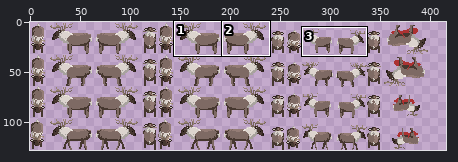
A pixel-art file gets an edit: sprites/animals/caribou.aseprite. Above, an overview of the earlier version with the close-up marked.
Close-up. The starting point:
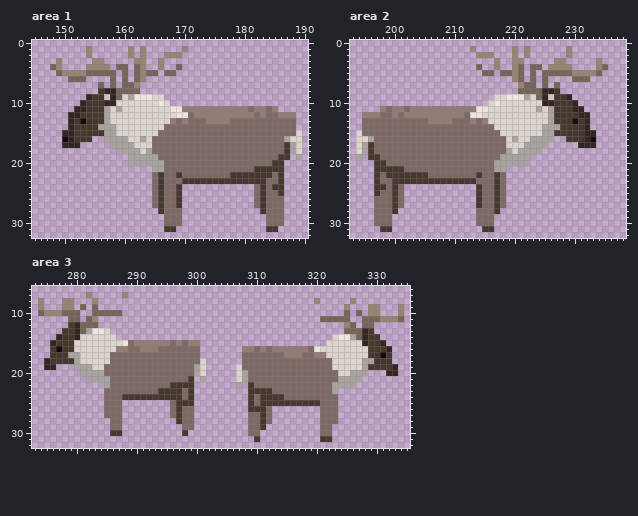
400x128 pixels, 1 frame. Colours within 5 levels of each other are drawn and written as one. Shown: area 1: x 145..190, y 0..32; area 2: x 193..238, y 0..32; area 3: x 273..335, y 6..32. The old version is drawn lined up with the new one, on the new canvas. The commit also changed other parts of the picture, which this record leaves out.
After the commit:
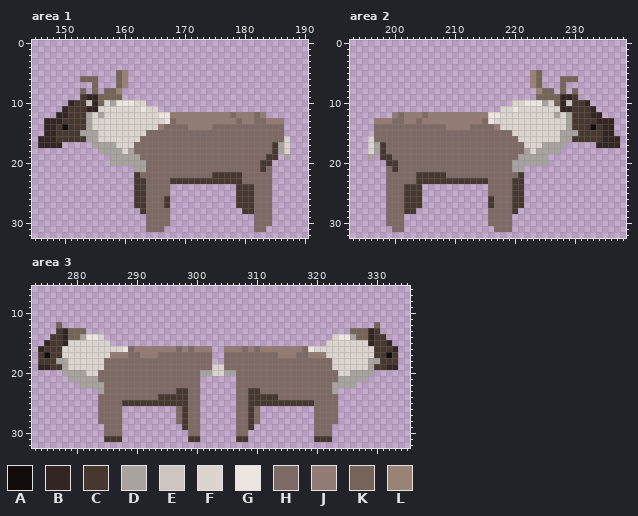
Palette (. is transparent): A #120d0c  B #332521  C #46372f  D #a8a39e  E #ccc5c0  F #dcd4ce  G #ede5df  H #7e6a64  J #947c75  K #756559  L #988374
Diff:
canvas 400x128 -> 416x128
Area 1:
y 1: x 154 L -> .; x 161 L -> .; x 163 L -> .; x 170 L -> .
y 2: x 154 L -> .; x 161 L -> .; x 163 L -> .; x 167..169 LLL -> ...
y 3: x 149 L -> .; x 155..156 LL -> ..; x 162..163 LL -> ..; x 166 L -> .
y 4: x 148..149 KL -> ..; x 154..157 LLLL -> ....; x 159..160 KK -> ..; x 162..163 KL -> ..; x 166 L -> .; x 169 K -> .
y 5: x 149..160 KLLLLKKKKK.K -> ..........KL; x 162..165 KLKK -> ....; x 167..168 KK -> ..
y 6: x 151..152 KK -> ..; x 154..155 .. -> KK; x 158..160 K.K -> .KL; x 162..163 KL -> ..
y 7: x 155..156 .K -> K.; x 158..162 K.KKL -> .KL..
y 8: x 153 . -> K; x 155..162 .CBBKKKK -> K.KKL...
y 9: x 153 . -> C; x 155..158 CCEB -> BKKK; x 160..166 FDGGGFF -> .......
y 10: x 151..161 ..BCCCBBFFF -> BCCEBKFDGGG; x 164..167 FFGF -> ....
y 11: x 150..157 ..BBCCCD -> BCCCBBFF; x 159 D -> F; x 163 F -> G; x 166..185 FFGGJJJJJJJJJJJHJJHJ -> ....................
y 12: x 149..152 ..BB -> BBCC; x 154..157 CCCD -> DFDF; x 166..171 FFFGGH -> GGJJJJ; x 178 J -> H; x 184..188 HHJJJ -> .....
y 13: x 147..151 ....B -> BBBCC; x 153..157 ACCCD -> CDFFF; x 167..169 FJH -> GHJ; x 171..173 HHH -> JJJ; x 178 H -> J; x 180..181 HH -> JJ; x 184..188 HHHHH -> JJJ..
y 14: x 147..151 ....B -> BBCAC; x 154..158 CCDDD -> DFFFF; x 166 F -> J; x 171..174 HHHH -> JJJJ; x 187..188 HH -> ..
y 15: x 147..151 ...BB -> BBCCC; x 153..158 CCCCDD -> DDDFFF; x 164..165 FF -> HH; x 187..189 HHF -> ...
y 16: x 146..151 ....AB -> BBBCCC; x 154..160 C..DDDD -> DDFFFFF; x 163..164 DF -> HH; x 187..189 DFF -> F..
y 17: x 146..152 ....BBB -> BBBB...; x 155..157 ... -> DDD; x 159..164 DDDFFF -> FFFHHH; x 185..189 HHCDF -> CDF..
y 18: x 156..158 ... -> DDD; x 160 D -> F; x 162..164 DFD -> HHH; x 185..189 HHCDF -> CDF..
y 19: x 158..160 ... -> DDD; x 163..165 DDD -> HHH; x 184..187 HHCC -> CC.D; x 189 D -> .
y 20: x 158..160 ... -> DDD; x 164..166 DDD -> HHH; x 183..186 HHCC -> CC..
y 21: x 162..166 ...DD -> DDHHH; x 182 C -> H; x 184..186 CCC -> H..
y 22: x 162..164 ... -> CHH; x 166 C -> H; x 169 C -> H; x 175..177 HHH -> CCC; x 180..186 CCCCCHC -> HHHHH..
y 23: x 162..164 ... -> CCH; x 166 C -> H; x 168..169 HH -> CC; x 180..183 CCCC -> HHHH; x 185..186 HC -> ..
y 24: x 162..164 ... -> CCH; x 166 C -> H; x 168..169 HC -> ..; x 179..181 ... -> CCC; x 183 C -> H; x 185..186 CC -> ..
y 25: x 162..164 ... -> CCH; x 166 C -> H; x 168..169 HC -> ..; x 179..181 ... -> CCC; x 183 C -> H; x 185..186 HC -> ..
y 26..27: x 162..164 ... -> CCH; x 166..169 CHHC -> HC..; x 179..181 ... -> CCC; x 183 C -> H; x 185..186 HH -> ..
y 28: x 163..166 ...C -> CHHH; x 168..169 HH -> ..; x 180..183 ...C -> CCHH; x 185..186 HH -> ..
y 29..30: x 164..166 ... -> HHH; x 168..169 HH -> ..; x 182..183 .. -> HH; x 185..186 HH -> ..
y 31: x 164..168 ...CC -> HHH..; x 182..185 ..CC -> HH..
Area 2:
y 1: x 213 L -> .; x 220 L -> .; x 222 L -> .; x 229 L -> .
y 2: x 214..216 LLL -> ...; x 220 L -> .; x 222 L -> .; x 229 L -> .
y 3: x 217 L -> .; x 220..221 LL -> ..; x 227..228 LL -> ..; x 234 L -> .
y 4: x 214 K -> .; x 217 L -> .; x 220..221 LK -> ..; x 223..224 KK -> ..; x 226..229 LLLL -> ....; x 234..235 LK -> ..
y 5: x 215..216 KK -> ..; x 218..221 KKLK -> ....; x 223..234 K.KKKKKLLLLK -> LK..........
y 6: x 220..221 LK -> ..; x 223..225 K.K -> LK.; x 228..229 .. -> KK; x 231..232 KK -> ..
y 7: x 221..225 LKK.K -> ..LK.; x 227..228 K. -> .K
y 8: x 221..228 KKKKBBC. -> ...LKK.K; x 230 . -> K
y 9: x 217..223 FFGGGDF -> .......; x 225..228 BECC -> KKKB; x 230 . -> C
y 10: x 216..219 FGFF -> ....; x 222..232 FFFBBCCCB.. -> GGGDFKBECCB
y 11: x 198..217 JHJJHJJJJJJJJJJJGGFF -> ....................; x 220 F -> G; x 224 D -> F; x 226..233 DCCCBB.. -> FFBBCCCB
y 12: x 195..199 JJJHH -> .....; x 205 J -> H; x 212..217 HGGFFF -> JJJJGG; x 226..229 DCCC -> FDFD; x 231..234 BB.. -> CCBB
y 13: x 195..199 HHHHH -> ..JJJ; x 202..203 HH -> JJ; x 205 H -> J; x 210..212 HHH -> JJJ; x 214..216 HJF -> JHG; x 226..230 DCCCA -> FFFDC; x 232..236 B.... -> CCBBB
y 14: x 195..196 HH -> ..; x 209..212 HHHH -> JJJJ; x 217 F -> J; x 225..229 DDDCC -> FFFFD; x 232..236 B.... -> CACBB
y 15: x 194..196 FHH -> ...; x 218..219 FF -> HH; x 225..230 DDCCCC -> FFFDDD; x 232..236 BB... -> CCCBB
y 16: x 194..196 FFD -> ..F; x 219..220 FD -> HH; x 223..229 DDDD..C -> FFFFFDD; x 232..237 BA.... -> CCCBBB
y 17: x 194..198 FDCHH -> ..FDC; x 219..224 FFFDDD -> HHHFFF; x 226..228 ... -> DDD; x 231..237 BBB.... -> ...BBBB
y 18: x 194..198 FDCHH -> ..FDC; x 219..221 DFD -> HHH; x 223 D -> F; x 225..227 ... -> DDD
y 19: x 194 D -> .; x 196..199 CCHH -> D.CC; x 218..220 DDD -> HHH; x 223..225 ... -> DDD
y 20: x 197..200 CCHH -> ..CC; x 217..219 DDD -> HHH; x 223..225 ... -> DDD
y 21: x 197..199 CCC -> ..H; x 201 C -> H; x 217..221 DD... -> HHHDD
y 22: x 197..203 CHCCCCC -> ..HHHHH; x 206..208 HHH -> CCC; x 214 C -> H; x 217 C -> H; x 219..221 ... -> HHC
y 23: x 197..198 CH -> ..; x 200..203 CCCC -> HHHH; x 214..215 HH -> CC; x 217 C -> H; x 219..221 ... -> HCC
y 24: x 197..198 CC -> ..; x 200 C -> H; x 202..204 ... -> CCC; x 214..215 CH -> ..; x 217 C -> H; x 219..221 ... -> HCC
y 25: x 197..198 CH -> ..; x 200 C -> H; x 202..204 ... -> CCC; x 214..215 CH -> ..; x 217 C -> H; x 219..221 ... -> HCC
y 26..27: x 197..198 HH -> ..; x 200 C -> H; x 202..204 ... -> CCC; x 214..217 CHHC -> ..CH; x 219..221 ... -> HCC
y 28: x 197..198 HH -> ..; x 200..203 C... -> HHCC; x 214..215 HH -> ..; x 217..220 C... -> HHHC
y 29..30: x 197..198 HH -> ..; x 200..201 .. -> HH; x 214..215 HH -> ..; x 217..219 ... -> HHH
y 31: x 198..201 CC.. -> ..HH; x 215..219 CC... -> ..HHH
Area 3:
y 7: x 282 L -> .; x 288 L -> .
y 8: x 274 L -> .; x 278..279 LL -> ..; x 283 L -> .; x 320 L -> .; x 326 L -> .
y 9: x 274 L -> .; x 278..279 LL -> ..; x 281 K -> .; x 283 K -> .; x 325 L -> .; x 329..330 LL -> ..; x 334 L -> .
y 10: x 274..280 KLLLKKK -> .......; x 283..287 KKKKK -> .....; x 325 K -> .; x 327 K -> .; x 329..330 LL -> ..; x 334 L -> .
y 11: x 279..280 KK -> ..; x 282..283 KL -> ..; x 321..325 KKKKK -> .....; x 328..334 KKKLLLK -> .......
y 12: x 277 . -> K; x 279..283 CBKKK -> .....; x 325..326 LK -> ..; x 328..330 KK. -> ..K
y 13: x 277..280 .CCB -> CBKK; x 282..285 DGGF -> ....; x 325 K -> .; x 328..330 BC. -> KBC
y 14: x 276..283 .BCCBFFF -> CCBKKDGG; x 285..286 FF -> ..; x 328..329 BC -> KB; x 331 . -> C
y 15: x 275..276 .B -> BC; x 278..279 CC -> BF; x 286..300 FFGHJJJJJJHJHJJ -> ...............; x 328..329 BC -> FB; x 331..332 B. -> CB
y 16: x 274..275 .. -> BC; x 277..279 ACC -> CFF; x 287..288 JJ -> FG; x 290 H -> J; x 294..296 HHH -> JJJ; x 298 H -> J; x 300..302 H.. -> JJJ; x 305..308 ...J -> JJJH; x 312 H -> J; x 318..320 JHG -> HGF; x 329 C -> F; x 332..333 B. -> CB
y 17: x 274..275 .. -> CA; x 278..280 CDD -> FFF; x 286..288 HHH -> JJJ; x 291..293 HHH -> JJJ; x 301..302 .. -> HH; x 305..307 ... -> HHH; x 314 H -> J; x 317 J -> H; x 319 H -> J; x 329 C -> F; x 331..333 AC. -> CAC
y 18: x 274..275 .B -> CC; x 277..280 CCCD -> DDFF; x 285 F -> H; x 301..302 F. -> HH; x 305..307 ... -> HHH; x 328 D -> F; x 330 C -> D; x 333 . -> C
y 19: x 274 . -> B; x 276..282 B...DDD -> CCDFFFF; x 300..307 DF.....F -> HHHFFHHH; x 328..329 DC -> FD; x 332 C -> B
y 20: x 278..280 ... -> DDD; x 282..284 DDD -> FFH; x 300..308 DF.....FD -> HDDFFDDHH; x 329 . -> D; x 332..333 BB -> ..
y 21: x 279..281 ... -> DDD; x 284..285 DD -> HH; x 299..301 C.D -> HH.; x 307..308 FD -> HH; x 328 . -> D
y 22: x 281..285 ....D -> DDDDH; x 296..300 CCCC. -> HHHHH; x 307..309 D.C -> HHH
y 23: x 284 . -> D; x 294..296 CCC -> HHH; x 298..300 HC. -> CHH; x 307..308 .. -> HH; x 311..312 CC -> HH
y 24: x 284 . -> H; x 288..293 CCCCCC -> HHHHHH; x 298..300 HC. -> CHH; x 307..308 .. -> HH; x 310 H -> C; x 314 C -> H
y 25: x 284 . -> H; x 288..296 ........H -> CCCCCCCCC; x 299..300 C. -> HH; x 307..308 .. -> HH; x 310 H -> C; x 320 C -> H
y 26: x 284 . -> H; x 296..298 HCH -> .HC; x 300 . -> H; x 307..308 .. -> HH; x 310..312 CCH -> H..; x 320 . -> H
y 27: x 284 . -> H; x 296..298 HCH -> .HC; x 300 . -> H; x 307..309 ..H -> HHC; x 311..312 CH -> ..; x 320 . -> H
y 28: x 284..285 .. -> HH; x 297..298 CH -> HC; x 300 . -> H; x 307..309 ..H -> HHC; x 311..312 CH -> ..; x 320 . -> H
y 29: x 285 . -> H; x 298 H -> C; x 300 . -> H; x 307..311 ..HHC -> HHC..; x 320 . -> H
y 30: x 285..287 .CC -> HHH; x 298..300 C.. -> .HH; x 307..310 ..HH -> HH..; x 320 . -> H
y 31: x 285..287 ... -> CCC; x 299..300 .. -> CC; x 307..308 .. -> CC; x 310 C -> .; x 320 . -> C
Pixel boxes of the changes (left, top, right, bottom) in both close-ups:
changed: (38, 46, 302, 232)
changed: (356, 46, 620, 232)
changed: (38, 292, 404, 442)
